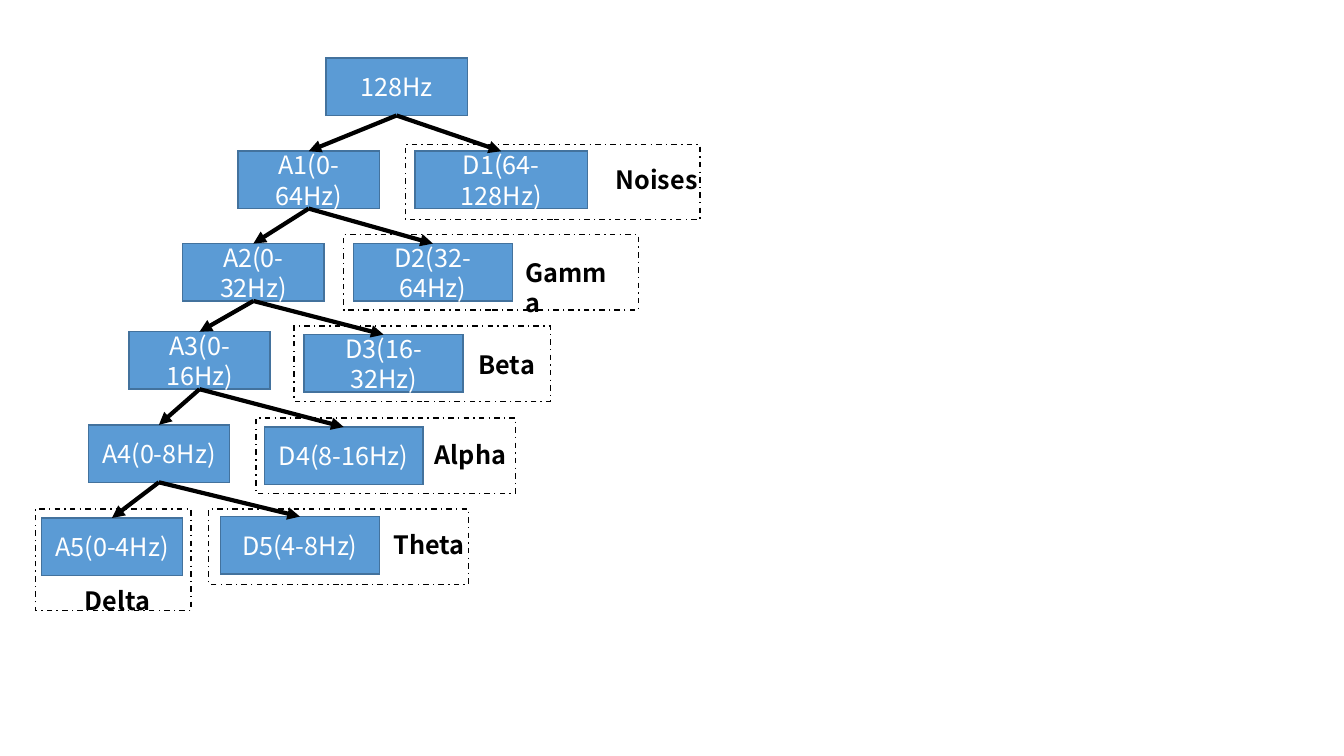
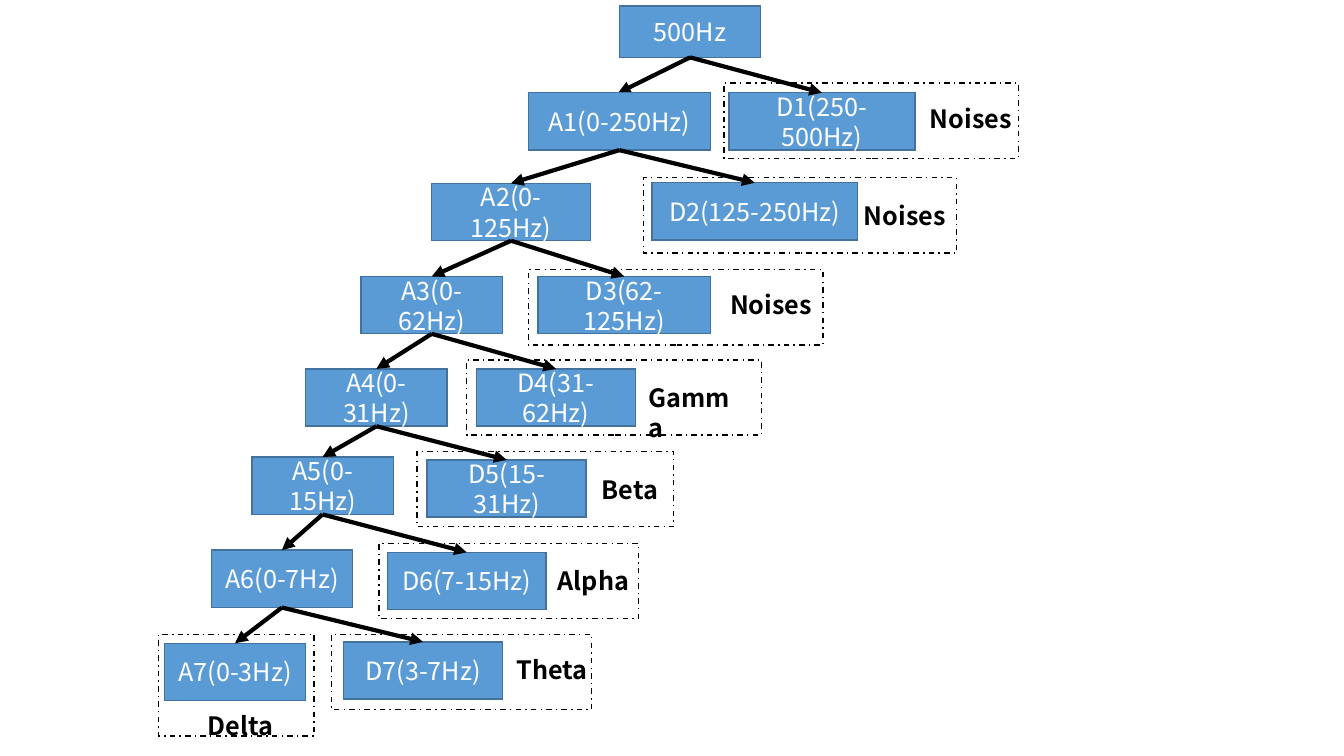
Before and after one commit to wandouqiang/-, a slide deck: slide 4 of 图集.pptx. Drawn at 1344x756 pixels with LibreOffice and Linux fonts; fonts in the diff are those of the drawing. Boxes give left, top, right and bottom in pixels: in the first picture for what was removed or moved away, otherwise in the second. Text is boxed around its words. In the diff, an @@ line names an element or a change of style, - is before the commit and + after.

```diff
--- a/图集.pptx
+++ b/图集.pptx
@@ rectangle added at box(619, 6, 760, 57), fill #5B9BD5, outline #43739E 1 pt, 18 pt, text #FFFFFF @@
+500Hz
@@ rectangle removed at box(326, 58, 467, 116) @@
-128Hz
@@ arrow added from (691, 57) to (618, 93), #000000 3 pt @@
@@ arrow added from (691, 57) to (822, 93), #000000 3 pt @@
@@ rectangle added at box(724, 83, 1018, 158), outline #000000 1 pt dashed @@
@@ rectangle added at box(528, 93, 711, 150), fill #5B9BD5, outline #43739E 1 pt, 18 pt, text #FFFFFF @@
+A1(0-250Hz)
@@ rectangle added at box(729, 93, 915, 150), fill #5B9BD5, outline #43739E 1 pt, 18 pt, text #FFFFFF @@
+D1(250-500Hz)
@@ text added at box(930, 107, 1012, 129), 18 pt, text #000000, bold @@
+Noises
@@ rectangle removed at box(415, 151, 588, 209) @@
-D1(64-128Hz)
@@ arrow added from (619, 150) to (511, 184), #000000 3 pt @@
@@ arrow added from (619, 150) to (755, 182), #000000 3 pt @@
@@ rectangle added at box(644, 177, 957, 253), outline #000000 1 pt dashed @@
@@ rectangle added at box(432, 184, 590, 241), fill #5B9BD5, outline #43739E 1 pt, 18 pt, text #FFFFFF @@
+A2(0-125Hz)
@@ rectangle added at box(652, 182, 858, 240), fill #5B9BD5, outline #43739E 1 pt, 18 pt, text #FFFFFF @@
+D2(125-250Hz)
@@ text added at box(864, 204, 946, 226), 18 pt, text #000000, bold @@
+Noises
@@ rectangle removed at box(354, 244, 513, 301) @@
-D2(32-64Hz)
@@ arrow moved from (396, 116) - (309, 151) to (511, 241) - (432, 276) @@
@@ arrow moved from (396, 116) - (501, 151) to (511, 241) - (624, 276) @@
@@ text in rectangle at box(398, 274, 465, 336): text changed @@
-A1(0-64Hz)
+A3(0-62Hz)
@@ rectangle added at box(538, 276, 711, 334), fill #5B9BD5, outline #43739E 1 pt, 18 pt, text #FFFFFF @@
+D3(62-125Hz)
@@ text "Noises": place and size @@
-text "Noises" at box(616, 168, 698, 190)
+text "Noises" at box(730, 293, 812, 315)
@@ rectangle removed at box(304, 335, 464, 392) @@
-D3(16-32Hz)
@@ text in rectangle at box(343, 366, 410, 428): text changed @@
-A2(0-32Hz)
+A4(0-31Hz)
@@ rectangle added at box(477, 369, 636, 426), fill #5B9BD5, outline #43739E 1 pt, 18 pt, text #FFFFFF @@
+D4(31-62Hz)
@@ rectangle removed at box(264, 427, 423, 485) @@
-D4(8-16Hz)
@@ text in rectangle at box(289, 454, 356, 517): text changed @@
-A3(0-16Hz)
+A5(0-15Hz)
@@ rectangle added at box(427, 460, 587, 517), fill #5B9BD5, outline #43739E 1 pt, 18 pt, text #FFFFFF @@
+D5(15-31Hz)
@@ rectangle removed at box(221, 516, 380, 574) @@
-D5(4-8Hz)
@@ text in rectangle at box(225, 567, 338, 593): text changed @@
-A4(0-8Hz)
+A6(0-7Hz)
@@ rectangle added at box(387, 553, 546, 610), fill #5B9BD5, outline #43739E 1 pt, 18 pt, text #FFFFFF @@
+D6(7-15Hz)
@@ 11 rectangles, 8 arrows, 5 texts: place and size @@
-11 rectangles, 8 arrows, 5 texts at box(35, 144, 700, 611)
+11 rectangles, 8 arrows, 5 texts at box(158, 270, 823, 737)
@@ rectangle added at box(344, 642, 503, 700), fill #5B9BD5, outline #43739E 1 pt, 18 pt, text #FFFFFF @@
+D7(3-7Hz)
@@ text in rectangle at box(178, 660, 291, 686): text changed @@
-A5(0-4Hz)
+A7(0-3Hz)
```
Also in this commit, not shown: 2 other slides changed, 4 slides added, 1 slide removed, 10 other files.
